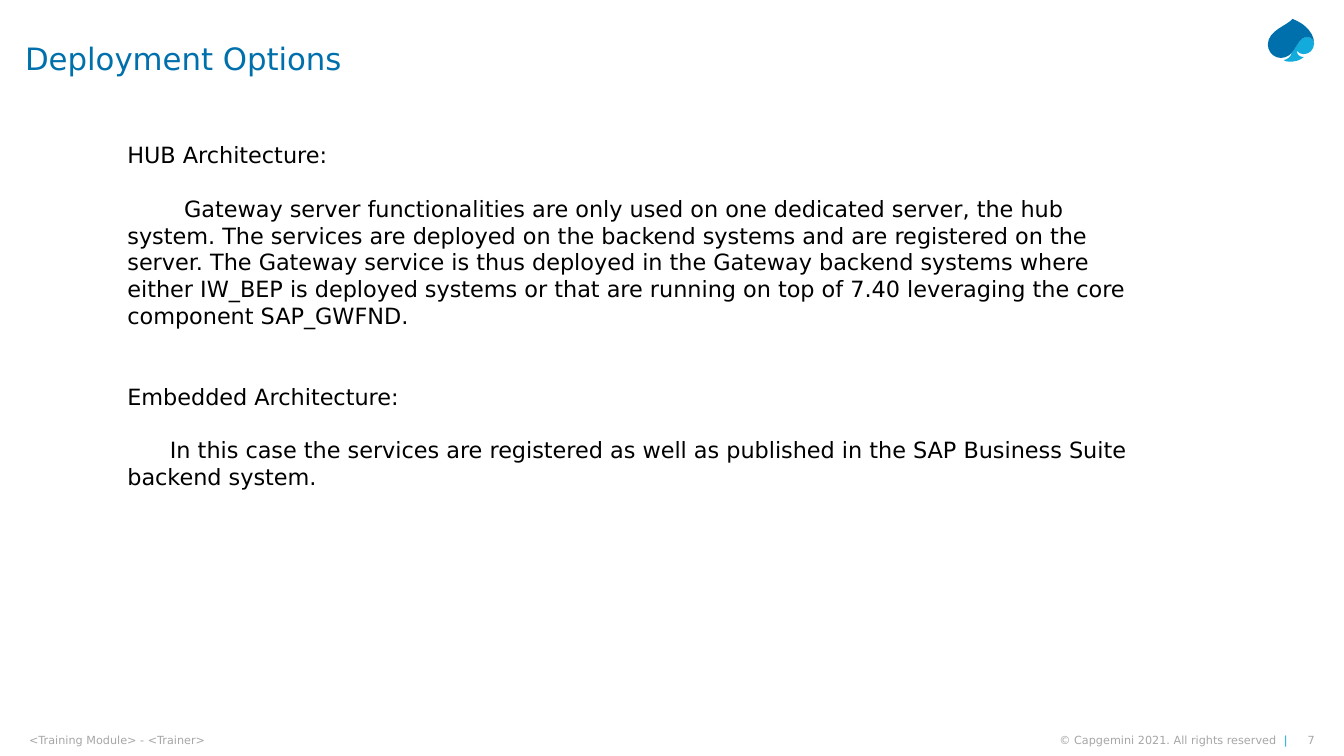
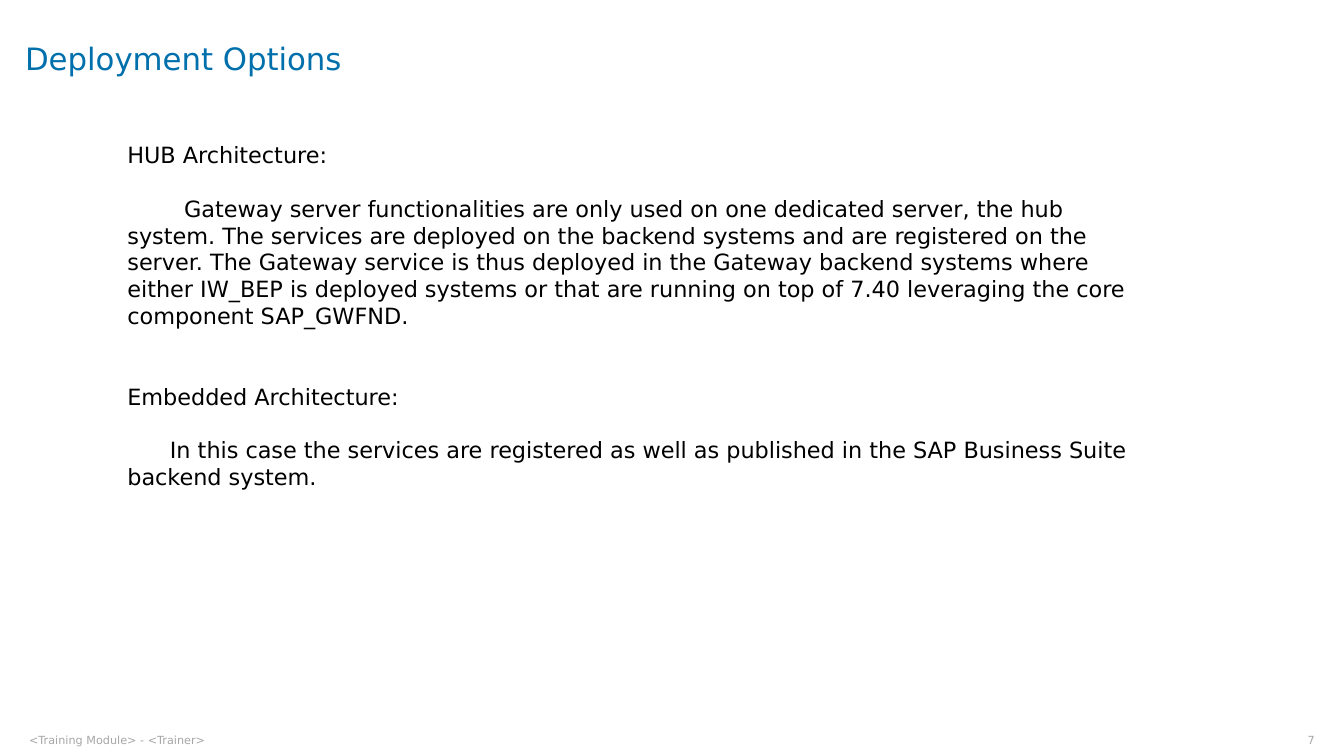
Before and after one commit to Abhaybsingh19w33/SAP, a slide deck: slide 7 of OData/Degreed/SAP Gateway - Day 1.pptx. Drawn at 1344x756 pixels with LibreOffice and Linux fonts; fonts in the diff are those of the drawing. Boxes give left, top, right and bottom in pixels: in the first picture for what was removed or moved away, otherwise in the second. Text is boxed around its words. In the diff, an @@ line names an element or a change of style, - is before the commit and + after.

```diff
--- a/OData/Degreed/SAP Gateway - Day 1.pptx
+++ b/OData/Degreed/SAP Gateway - Day 1.pptx
@@ freeform shape removed at [1268, 19, 1315, 58] @@
@@ freeform shape removed at [1284, 37, 1314, 63] @@
@@ text removed at [1074, 735, 1276, 746] @@
-© Capgemini 2021. All rights reserved |
```
Also in this commit, not shown: 11 other slides changed, 5 other files.
